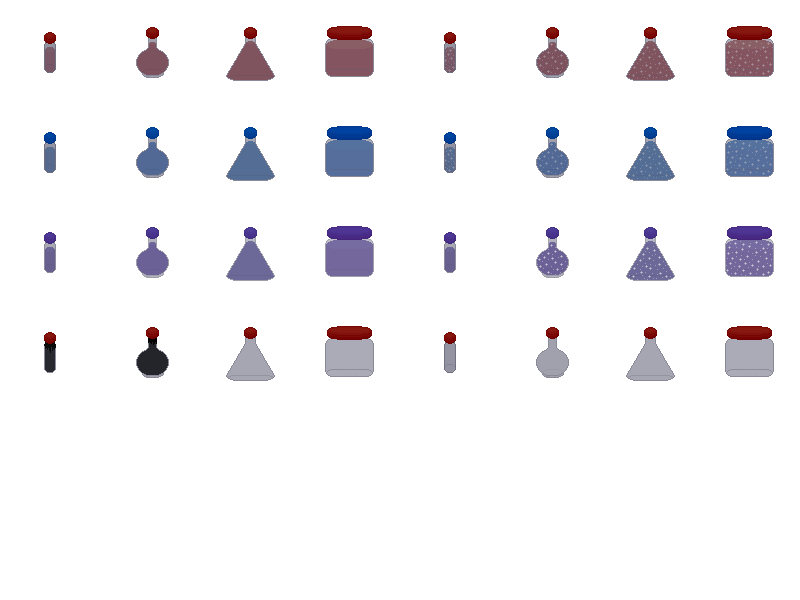
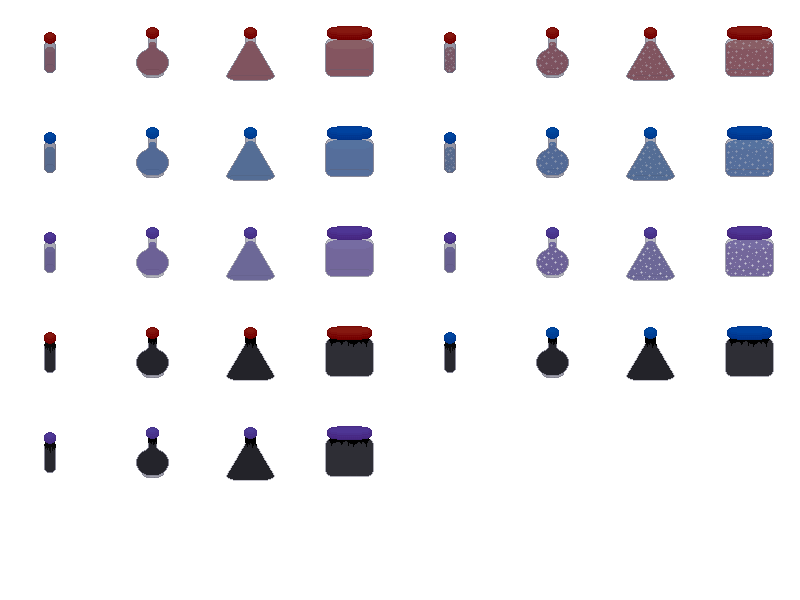
Revision of a layered 800×600 image; what changed, layer by layer:
painted on "toppers" over [44, 326, 772, 453]
painted on "glass" over [44, 337, 774, 481]
painted on "potion" over [45, 338, 773, 480]
